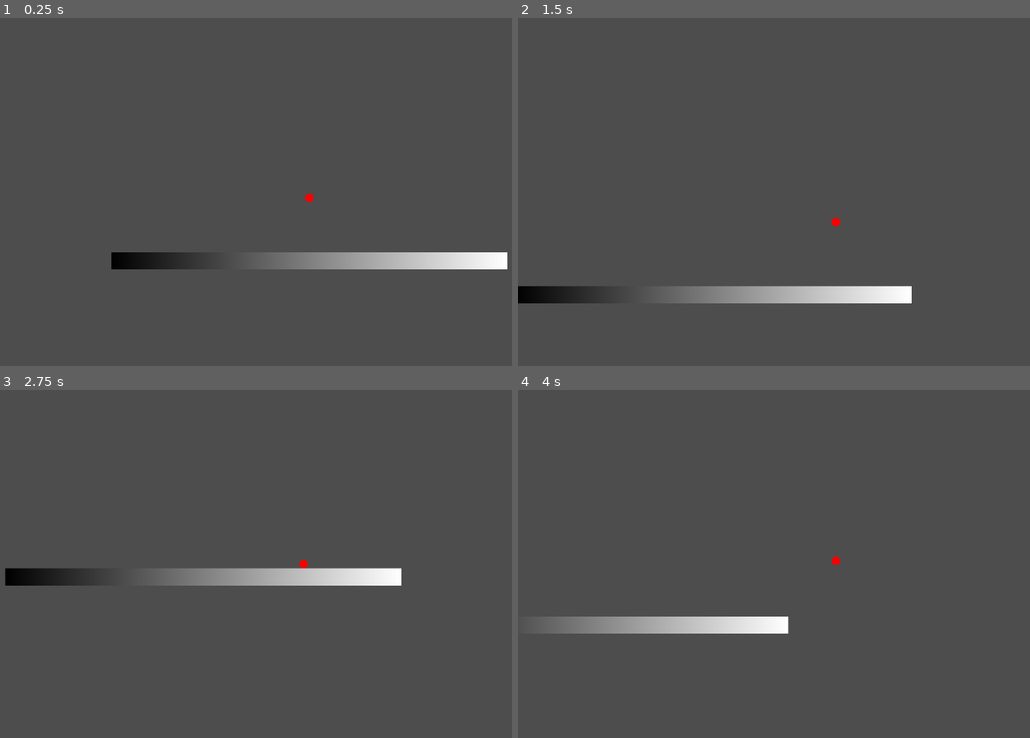
Above: before the commit, frames 1-4 (two rows, left to right).
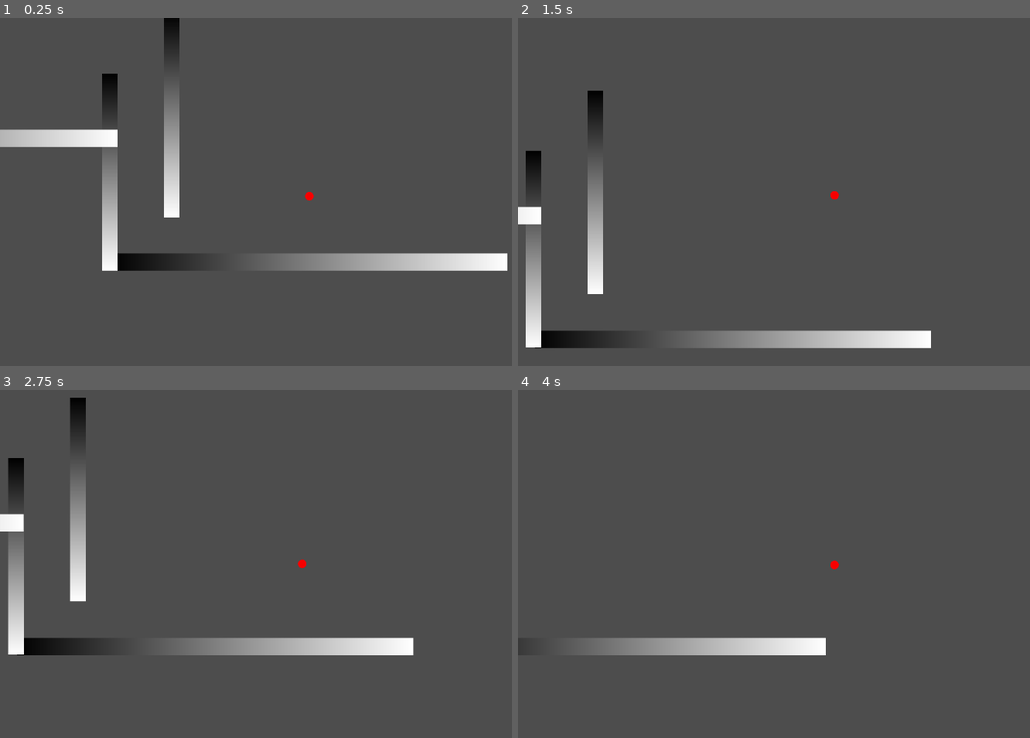
Above: after the commit, the same moments.

Repository: Verisran/EdiGameJam25
Game: Godot game, scene res://Level/game_root.tscn
Same seed, same stepped clock (60 frames per second), same inputs: the game is played once before the commit and once after it.
Inputs (mouse positions are in pixels of both pictures, inside the frame that each line leads up to):
- Up to frame 1 (0.25 s): no input
- Up to frame 2 (1.5 s): move the mouse to (963, 174) at 0.52 s; hold D (Right) from 0.53 s (still down); tap Space (Jump) at 0.6, 0.77, 1.07, 1.35 s; move the mouse to (702, 209) at 1.27 s
- Up to frame 3 (2.75 s): tap Space (Jump) at 1.52, 1.82, 2.1 s; move the mouse to (373, 487) at 2.02 s; release D (Right) at 2.03 s; hold A (Left) from 2.03 s (still down)
- Up to frame 4 (4 s): move the mouse to (794, 633) at 2.77 s; release A (Left) at 2.78 s; hold D (Right) from 2.78 s (still down); tap Space (Jump) at 2.85, 3.02, 3.32, 3.6, 3.77 s; move the mouse to (1014, 616) at 3.52 s

The runs differ from the first frame. In frame 1, 4.5% of the frame differs, in the area x 0-100%, y 0-73%; in frame 2, 9.1%, in the area x 0-81%, y 20-95%; in frame 3, 9.1%; in frame 4, 4.7%.

Commit message:
added walljump

Diff:
--- a/Autoloads/ShortPhysics.gd
+++ b/Autoloads/ShortPhysics.gd
@@ -12,7 +12,7 @@
 func ray(myself: Node2D, from: Vector2, direction: Vector2, length: float, layers: int, bodies: bool = true, areas: bool = false, space_state: PhysicsDirectSpaceState2D = null)->Dictionary:
 	if(space_state == null):
 		space_state = myself.get_world_2d().direct_space_state
-	var query = PhysicsRayQueryParameters2D.create(from, direction*length, layers)
+	var query = PhysicsRayQueryParameters2D.create(from, myself.global_position+direction*length, layers)
 	query.collide_with_bodies = bodies
 	query.collide_with_areas = areas
 	return space_state.intersect_ray(query)
--- a/Level/game_root.tscn
+++ b/Level/game_root.tscn
@@ -6,7 +6,7 @@
 [sub_resource type="PhysicsMaterial" id="PhysicsMaterial_pay3r"]
 
 [sub_resource type="RectangleShape2D" id="RectangleShape2D_nwdh6"]
-size = Vector2(922, 40)
+size = Vector2(892, 36.0003)
 
 [sub_resource type="QuadMesh" id="QuadMesh_etj4w"]
 
@@ -14,6 +14,15 @@
 
 [sub_resource type="GradientTexture1D" id="GradientTexture1D_6r8uy"]
 gradient = SubResource("Gradient_aydkb")
+
+[sub_resource type="RectangleShape2D" id="RectangleShape2D_x23k1"]
+size = Vector2(455.5, 36.0003)
+
+[sub_resource type="RectangleShape2D" id="RectangleShape2D_q3oie"]
+size = Vector2(475.5, 36.0003)
+
+[sub_resource type="RectangleShape2D" id="RectangleShape2D_gbjwt"]
+size = Vector2(932, 40)
 
 [sub_resource type="CircleShape2D" id="CircleShape2D_sgim4"]
 radius = 20.0
@@ -32,6 +41,48 @@
 mesh = SubResource("QuadMesh_etj4w")
 texture = SubResource("GradientTexture1D_6r8uy")
 
+[node name="StaticBody2D2" type="StaticBody2D" parent="."]
+position = Vector2(-464, 32)
+rotation = 1.57079
+physics_material_override = SubResource("PhysicsMaterial_pay3r")
+
+[node name="CollisionShape2D" type="CollisionShape2D" parent="StaticBody2D2"]
+position = Vector2(-65.25, 6.10352e-05)
+shape = SubResource("RectangleShape2D_x23k1")
+
+[node name="MeshInstance2D" type="MeshInstance2D" parent="StaticBody2D2"]
+position = Vector2(-65.664, 0)
+scale = Vector2(457.961, 36.1715)
+mesh = SubResource("QuadMesh_etj4w")
+texture = SubResource("GradientTexture1D_6r8uy")
+
+[node name="StaticBody2D4" type="StaticBody2D" parent="."]
+position = Vector2(-320, -92)
+rotation = 1.57079
+physics_material_override = SubResource("PhysicsMaterial_pay3r")
+
+[node name="CollisionShape2D" type="CollisionShape2D" parent="StaticBody2D4"]
+position = Vector2(-75.25, 0)
+shape = SubResource("RectangleShape2D_q3oie")
+
+[node name="MeshInstance2D" type="MeshInstance2D" parent="StaticBody2D4"]
+position = Vector2(-74.0825, 0)
+scale = Vector2(474.798, 36.1715)
+mesh = SubResource("QuadMesh_etj4w")
+texture = SubResource("GradientTexture1D_6r8uy")
+
+[node name="StaticBody2D3" type="StaticBody2D" parent="."]
+position = Vector2(-912, -112)
+physics_material_override = SubResource("PhysicsMaterial_pay3r")
+
+[node name="CollisionShape2D" type="CollisionShape2D" parent="StaticBody2D3"]
+shape = SubResource("RectangleShape2D_gbjwt")
+
+[node name="MeshInstance2D" type="MeshInstance2D" parent="StaticBody2D3"]
+scale = Vector2(932, 40)
+mesh = SubResource("QuadMesh_etj4w")
+texture = SubResource("GradientTexture1D_6r8uy")
+
 [node name="CharacterBody2D" parent="." instance=ExtResource("1_5r0le")]
 collision_layer = 2
 
--- a/Player/Player.tscn
+++ b/Player/Player.tscn
@@ -22,6 +22,13 @@
 [sub_resource type="GradientTexture1D" id="GradientTexture1D_al3aj"]
 gradient = SubResource("Gradient_2kr5u")
 
+[sub_resource type="SphereMesh" id="SphereMesh_x70a4"]
+material = SubResource("StandardMaterial3D_jcemc")
+radius = 5.0
+height = 10.0
+radial_segments = 16
+rings = 8
+
 [node name="CharacterBody2D" type="CharacterBody2D"]
 physics_interpolation_mode = 1
 floor_constant_speed = true
@@ -36,6 +43,11 @@
 mesh = SubResource("SphereMesh_bppwt")
 texture = SubResource("GradientTexture1D_al3aj")
 
+[node name="point" type="MeshInstance2D" parent="CollisionShape2D"]
+position = Vector2(0, -12)
+mesh = SubResource("SphereMesh_x70a4")
+texture = SubResource("GradientTexture1D_al3aj")
+
 [node name="SmoothCam" type="Node2D" parent="." node_paths=PackedStringArray("target")]
 script = ExtResource("2_2bw23")
 target = NodePath("../CollisionShape2D")
--- a/Player/PlayerControl.gd
+++ b/Player/PlayerControl.gd
@@ -2,6 +2,7 @@
 class_name Player
 
 @onready var camera: Camera2D = $SmoothCam/Camera2D
+@onready var point: MeshInstance2D = $CollisionShape2D/point
 
 @export var speed: float = 200:
 	get:
@@ -9,45 +10,89 @@
 			return speed * air_mult
 		else:
 			return speed
-@export var air_mult: float = 1.5
-@export var speed_accel: float = 1
-@export var speed_decel: float = 0.25
+@export var air_mult: float = 1.25
+@export var speed_accel: float = 0.8
+@export var speed_decel: float = 0.25:
+	get:
+		if(!move_dir and !is_on_floor()):
+			return speed_decel * 0.1
+		return speed_decel
+@export var wall_vector: Vector2 = Vector2.ZERO
+
+@export var jumps: int = 3
+var jumps_amt: int = jumps
 @export var jump_force: float = 500:
 	get:
 		return -jump_force
 
 @export var grav_force: float = 10
 var grav_multiplier: float = 1
-
 var move_dir: float:
 	get:
 		return Input.get_axis("Left", "Right")
 
+func _ready() -> void:
+	point.top_level = true
+
 func _physics_process(_delta: float) -> void:
-	velocity_control()
+	var direc: float = move_dir
+	get_wall_side()
+	velocity_control(direc)
 	time_in_air()
 	move_and_slide()
 
-func velocity_control()->void:
-	velocity_x_lerped()
+func velocity_control(direc: float)->void:
+	velocity_x_lerped(direc)
 	if not is_on_floor():
 		velocity.y += grav_force*grav_multiplier
+	else:
 
-	if Input.is_action_just_pressed("Jump") and is_on_floor():
-		velocity.y += jump_force
+		jumps_amt = jumps
 
-func velocity_x_lerped()->void:
-	if(move_dir):
-		velocity.x = lerpf(velocity.x, speed * move_dir, speed_accel)
+	if (Input.is_action_just_pressed("Jump") and (is_on_floor() or wall_vector != Vector2.ZERO) and jumps_amt > 0):
+		jumps_amt -= 1
+		velocity.y = 0
+		impulse(Vector2.DOWN, jump_force)
+		if(wall_vector):
+			velocity.x = 0
+			impulse(wall_vector, jump_force*0.5)
+
+func velocity_x_lerped(direc: float)->void:
+	if(direc):
+		velocity.x = lerpf(velocity.x, speed * direc, speed_accel)
 	else:
 		velocity.x = lerpf(velocity.x, 0, speed_decel)
 
+func get_wall_side()->void:
+	if(is_on_floor()):
+		point.global_position = self.global_position
+		wall_vector = Vector2.ZERO
+		return
+	var wall_left: Dictionary = PhysicsCast.ray(self, global_position, Vector2.LEFT, 12, PhysicsCast.TargetLayer.World + PhysicsCast.TargetLayer.EnemyCol)
+	if(!wall_left.is_empty()):
+		velocity.x = 0
+		point.global_position = wall_left.position
+		wall_vector = -wall_left.normal
+		return
+
+	var wall_right: Dictionary = PhysicsCast.ray(self, global_position, Vector2.RIGHT, 12, PhysicsCast.TargetLayer.World + PhysicsCast.TargetLayer.EnemyCol)
+	if(!wall_right.is_empty()):
+		velocity.x = 0
+		point.global_position = wall_right.position
+		wall_vector = -wall_right.normal
+		return
+
+	else:
+		point.global_position = self.global_position
+		wall_vector = Vector2.ZERO
+
 func time_in_air()->void:
-	if(!is_on_floor() and grav_multiplier < 10):
-		grav_multiplier += 0.1
+	if(!is_on_floor() and grav_multiplier <= 2.5):
+		grav_multiplier += 0.025
 	else:
 		grav_multiplier = 1
 
 func impulse(vector: Vector2, strength: float)->void:
 	velocity += vector*strength
-	grav_multiplier = 1
+	if(!is_on_floor()):
+		grav_multiplier = 1
Not shown: 1 places in Level/game_root.tscn that only renumber resources
Not shown: 1 places in Player/Player.tscn that only renumber resources
